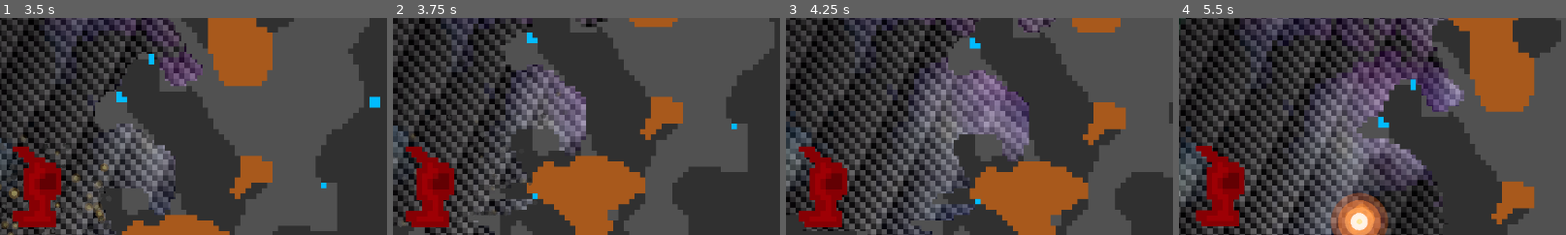
Above: before the commit, frames 1-4 (left to right).
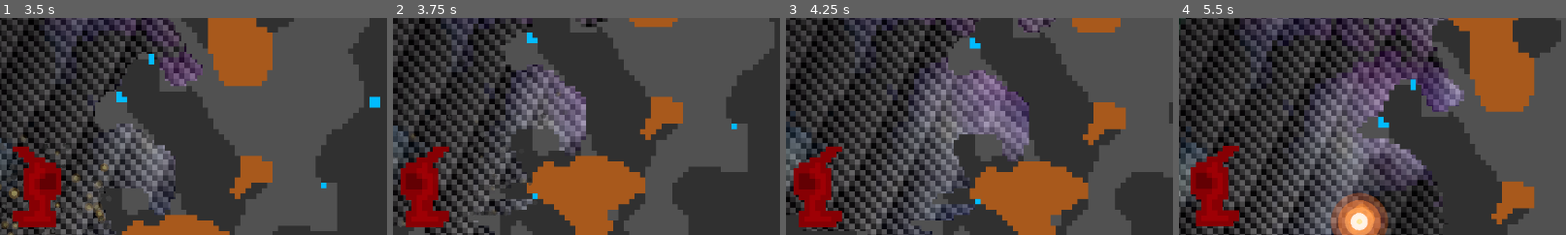
Above: after the commit, the same moments.

Repository: juusoHaaja/raketinheitin
Game: Godot game, scene res://function/world/main.tscn
The game is run twice, just before and just after one commit, with the same random seed, the same clock (stepped at 60 frames per second) and the same inputs. The engine's default icon, where the game draws it, is replaced by a stand-in: a white triangle on a blue panel in a dark square.
Inputs (mouse positions are % of the whole screen's width and height, from its top left):
- Up to frame 1 (3.5 s): move the mouse to (72, 45) at 0.52 s; hold D (right) 0.53-1.28 s; click (72, 45) at 0.67 s; move the mouse to (30, 55) at 1.27 s; hold S (down) 1.28-2.03 s; tap Enter at 2 s; move the mouse to (60, 28) at 2.02 s; hold D (right) 2.03-2.78 s; move the mouse to (45, 70) at 2.77 s; hold W (up) from 2.78 s (still down); click (45, 70) at 2.92 s
- Up to frame 2 (3.75 s): move the mouse to (80, 65) at 3.52 s; release W (up) at 3.53 s; hold A (left) from 3.53 s (still down)
- Up to frame 3 (4.25 s): keep holding A (left)
- Up to frame 4 (5.5 s): move the mouse to (20, 35) at 4.27 s; tap Space at 5 s; move the mouse to (55, 50) at 5.02 s; release A (left) at 5.03 s; hold S (down) from 5.03 s (still down); click (55, 50) at 5.17 s
The pictures show only the part of the screen within x 46-95%, y 12-62%; the shares and areas given below are measured in that part.

Frame 1 is identical in both runs. In frame 2, 2.3% of the frame differs, in the area x 2-16%, y 58-97%; in frame 3, 2.3%; in frame 4, 2.4%, in the area x 3-18%, y 58-96%.

Commit message:
wish_dir_fix

Diff:
--- a/function/player/player.gd
+++ b/function/player/player.gd
@@ -96,7 +96,7 @@
     # During gameplay, request priority generation around player
     _request_nearby_chunks()
 
-    var wish_dir: Vector2 = Input.get_vector("left", "right", "up", "down")
+    wish_dir = Input.get_vector("left", "right", "up", "down")
 
     if grounded():
         if linear_velocity.x * wish_dir.x < 500.0:
